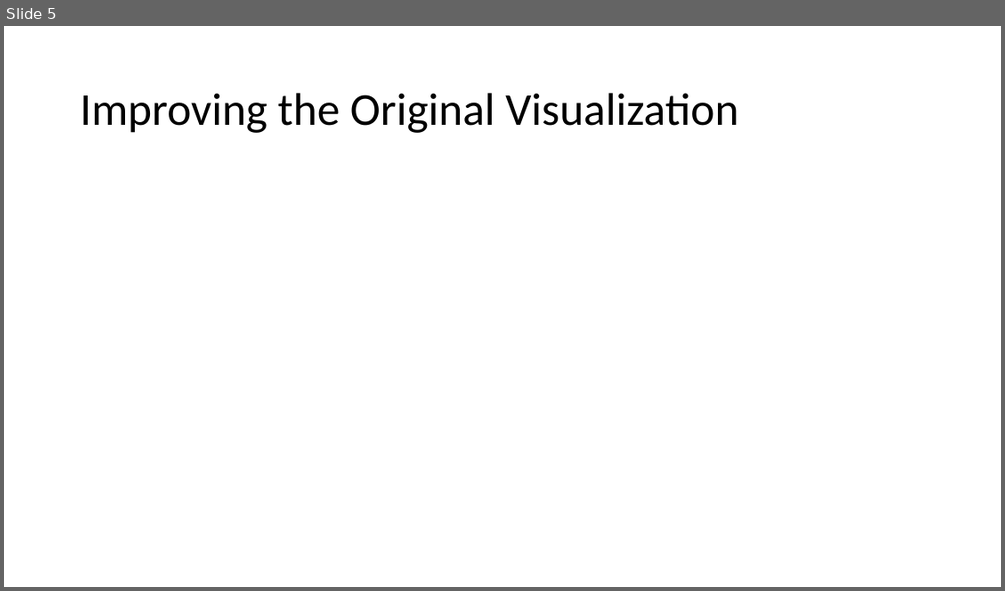
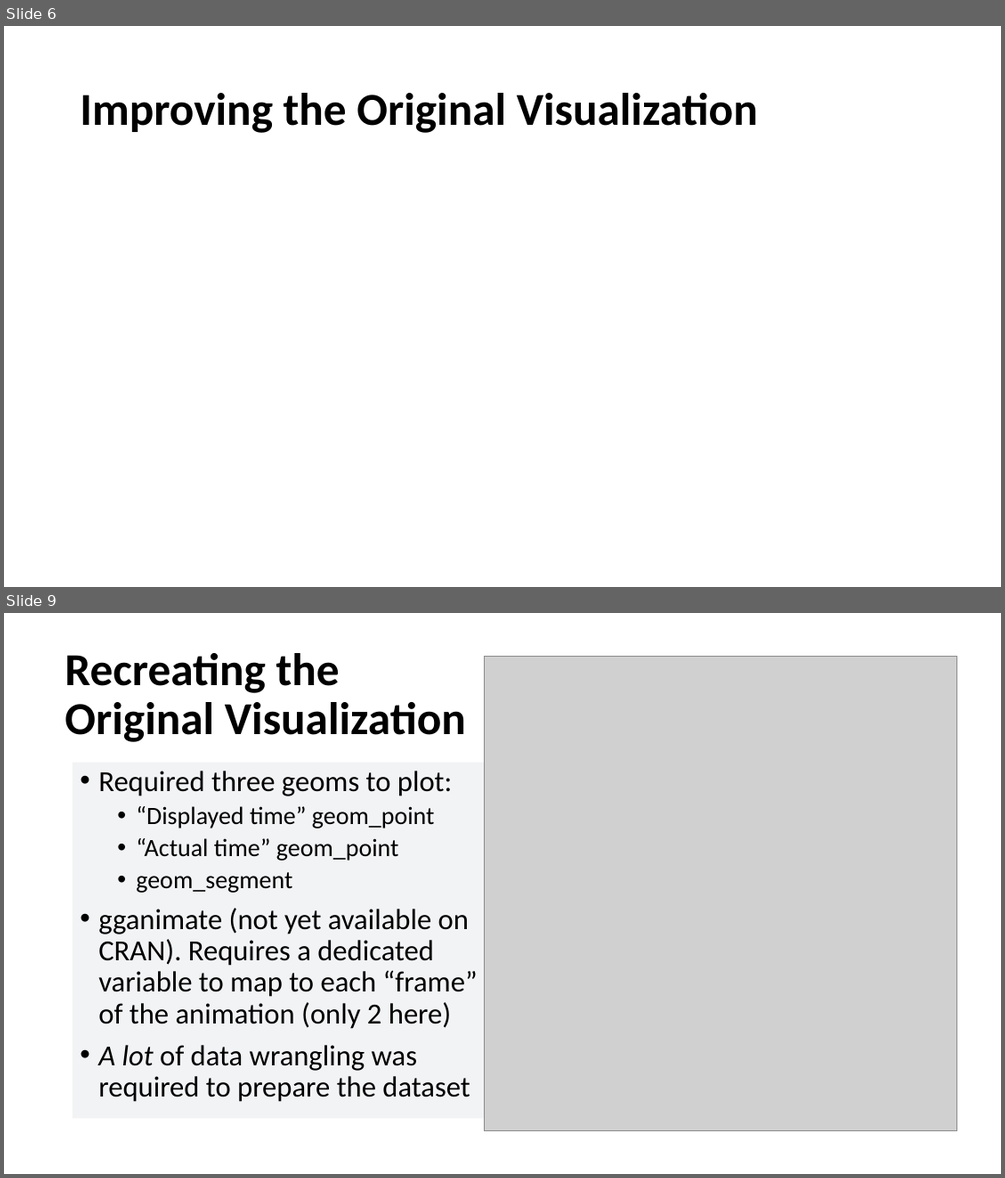
Before and after one commit to suyinlee23/MakeOverMonday_MAT_8790_LeazisLee, a slide deck: Trains vs Planes.pptx. Shown one above the other, each under a label of ours: slide 5 before the commit, slides 6 and 9 after it; the slides between them are not shown. The pictures are 1005x591 and 1005x1178 pixels, drawn with LibreOffice and Linux fonts; fonts in the diff are those of the drawing; grey boxes stand for pictures; background and template pictures are left out. Boxes give left, top, right and bottom in pixels: in the first picture for what was removed or moved away, otherwise in the second. Text is boxed around its words. In the diff, an @@ line names an element or a change of style, - is before the commit and + after.

```diff
--- a/Trains vs Planes.pptx
+++ b/Trains vs Planes.pptx
@@ slide 9 added at [4, 613, 1001, 1174], background picture (left out) @@
@@ title added at [65, 653, 466, 742], 44 pt, text #000000, bold @@
+Recreating the Original Visualization
@@ picture added at [484, 656, 956, 1131] @@
@@ text added at [73, 763, 494, 1119], fill #F2F3F5, 28 pt, text #000000 @@
+• Required three geoms to plot:
+  • “Displayed time” geom_point
+  • “Actual time” geom_point
+  • geom_segment
+• gganimate (not yet available on CRAN). Requires a dedicated variable to map to each “frame” of the animation (only 2 here)
+• A lot of data wrangling was required to prepare the dataset
@@ what was slide 5 is now slide 6 @@
@@ slide 6 changed as well @@
@@ title "Improving the Original Visualization" at [80, 93, 758, 133]: bold on @@
```
Also in this commit, not shown: 6 other slides changed, 4 other slides added.
